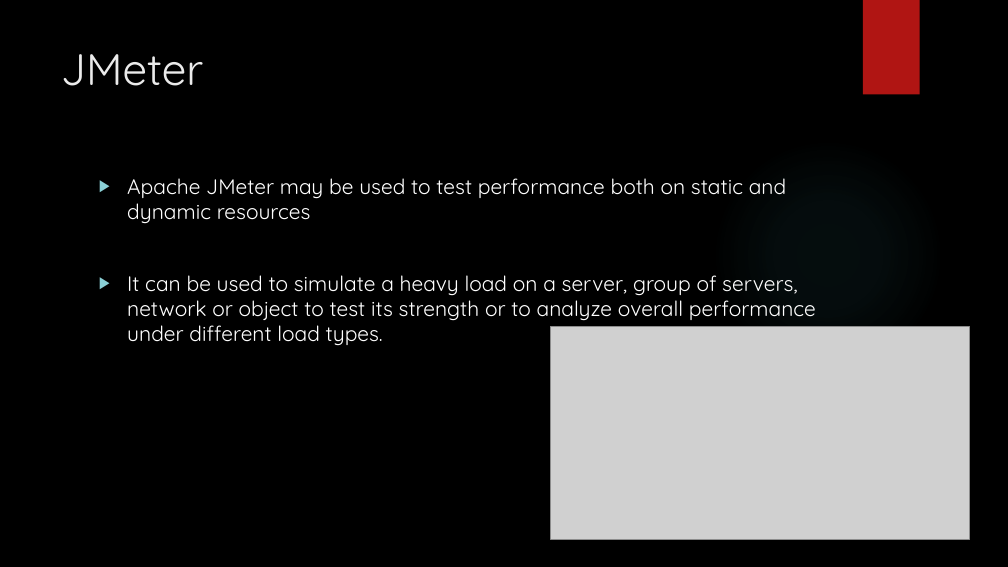
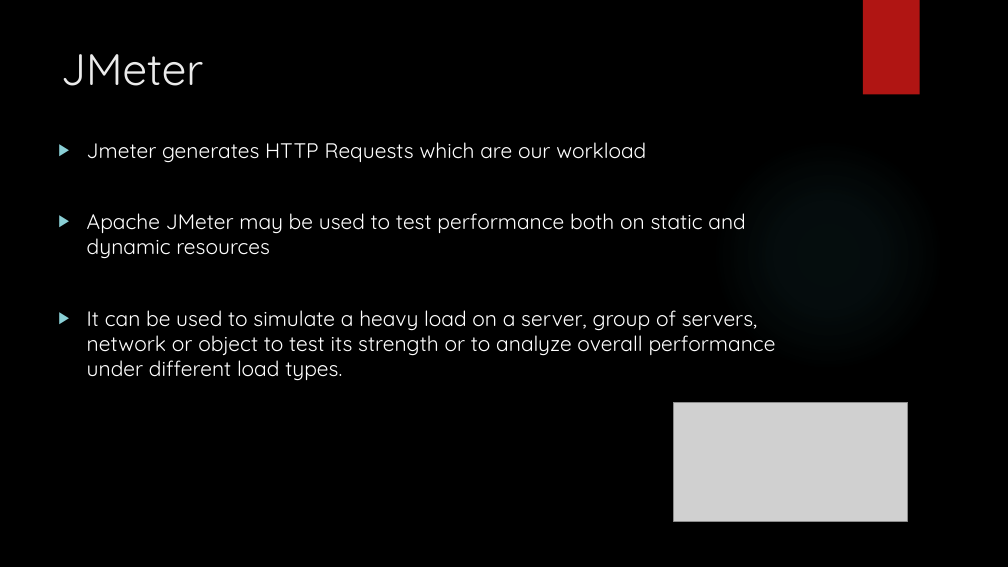
Before and after one commit to noccole/e-commerce, a slide deck: slide 5 of E-commerce_16_11_2016.pptx (slide 2 before the commit). Drawn at 1008x567 pixels with LibreOffice and Linux fonts; fonts in the diff are those of the drawing; grey boxes stand for pictures; background and template pictures are left out. Boxes give left, top, right and bottom in pixels: in the first picture for what was removed or moved away, otherwise in the second. Text is boxed around its words. In the diff, an @@ line names an element or a change of style, - is before the commit and + after.

```diff
--- a/E-commerce_16_11_2016.pptx
+++ b/E-commerce_16_11_2016.pptx
@@ text "Jmeter generates HTTP Requests which ..." moved from (x1=127, y1=178, x2=816, y2=345) to (x1=87, y1=142, x2=776, y2=381) @@
@@ text at (x1=87, y1=142, x2=646, y2=163): paragraph added @@
+▶ Jmeter generates HTTP Requests which are our workload
@@ picture resized from (x1=551, y1=327, x2=969, y2=539) to (x1=673, y1=402, x2=907, y2=522) @@
```
Also in this commit, not shown: 1 other slide changed, 6 slides added.
